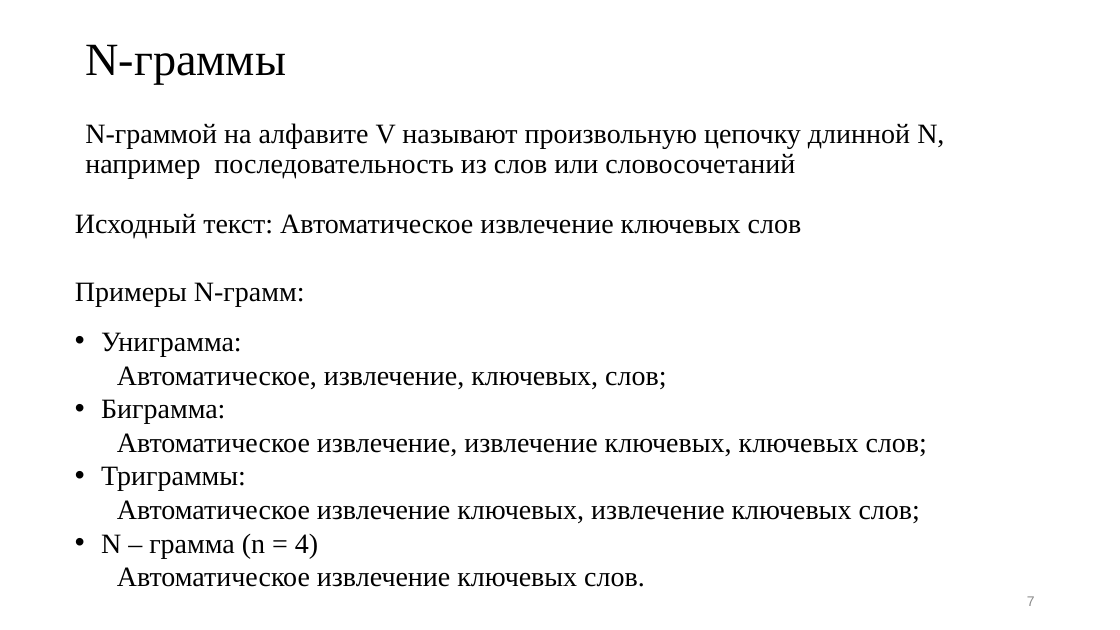
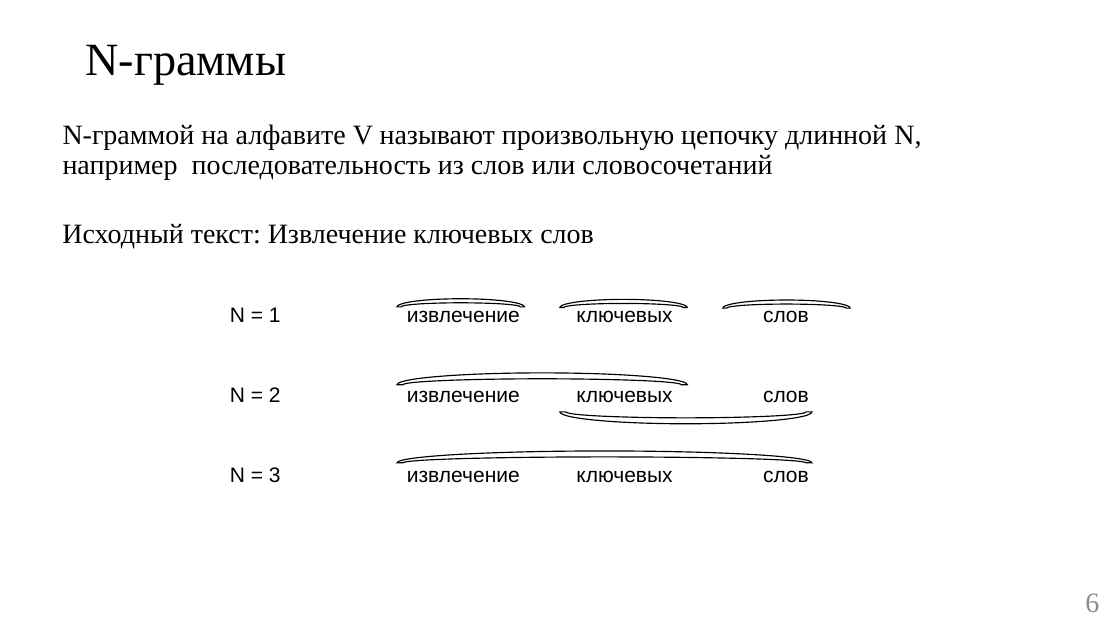
Before and after one commit to BroBezzubik/Diplome2021, a slide deck: slide 6 of Защита/Презентация_кор.pptx (slide 7 before the commit). Drawn at 1120x630 pixels with LibreOffice and Linux fonts; fonts in the diff are those of the drawing. Boxes give left, top, right and bottom in pixels: in the first picture for what was removed or moved away, otherwise in the second. Text is boxed around its words. In the diff, an @@ line names an element or a change of style, - is before the commit and + after.

```diff
--- a/Защита/Презентация_кор.pptx
+++ b/Защита/Презентация_кор.pptx
@@ text "N-граммой на алфавите V называют ...": place and size @@
-text "N-граммой на алфавите V называют ..." at bbox=[85, 123, 944, 179]
+text "N-граммой на алфавите V называют ..." at bbox=[63, 124, 921, 179]
@@ text at bbox=[62, 223, 594, 249]: text changed @@
-Исходный текст: Автоматическое извлечение ключевых слов
-Примеры N-грамм:
-• Униграмма:
-  Автоматическое, извлечение, ключевых, слов;
-• Биграмма:
-  Автоматическое извлечение, извлечение ключевых, ключевых слов;
-• Триграммы:
-  Автоматическое извлечение ключевых, извлечение ключевых слов;
-• N – грамма (n = 4)
-  Автоматическое извлечение ключевых слов.
+Исходный текст: Извлечение ключевых слов
@@ table added at bbox=[222, 299, 867, 539], 3 rows, 4 columns @@
+N = 1 | извлечение | ключевых | слов
+N = 2 | извлечение | ключевых | слов
+N = 3 | извлечение | ключевых | слов
@@ arch (boxed as its full ring) added at bbox=[397, 299, 525, 315], outline #000000 1 pt @@
@@ arch (boxed as its full ring) added at bbox=[560, 299, 688, 315], outline #000000 1 pt @@
@@ arch (boxed as its full ring) added at bbox=[723, 300, 851, 316], outline #000000 1 pt @@
@@ arch (boxed as its full ring) added at bbox=[397, 373, 687, 397], outline #000000 1 pt @@
@@ arch (boxed as its full ring) added at bbox=[560, 400, 812, 423], outline #000000 1 pt @@
@@ arch (boxed as its full ring) added at bbox=[397, 451, 812, 475], outline #000000 1 pt @@
@@ page number at bbox=[1085, 593, 1099, 612]: text changed; size 12 to 24 pt; font Arial to Times New Roman @@
-7
+6
```
Also in this commit, not shown: 5 other slides changed, 4 slides added, 7 slides removed, 4 other files.
